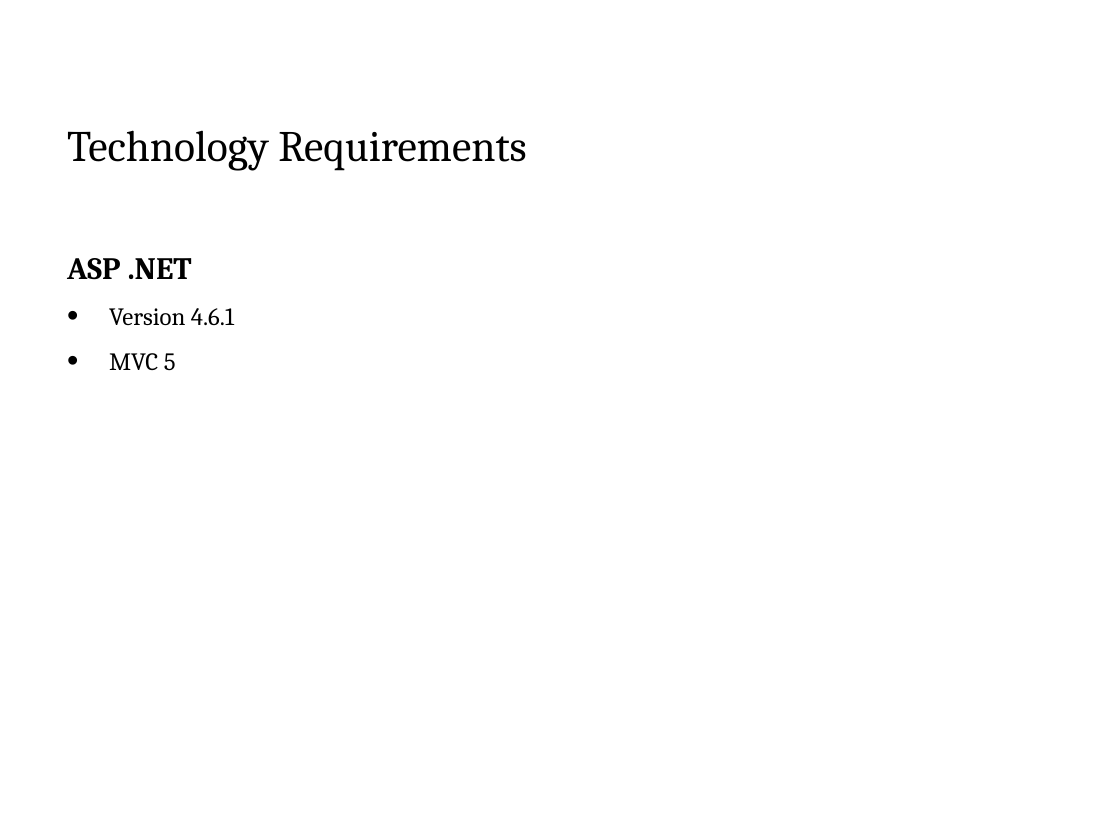
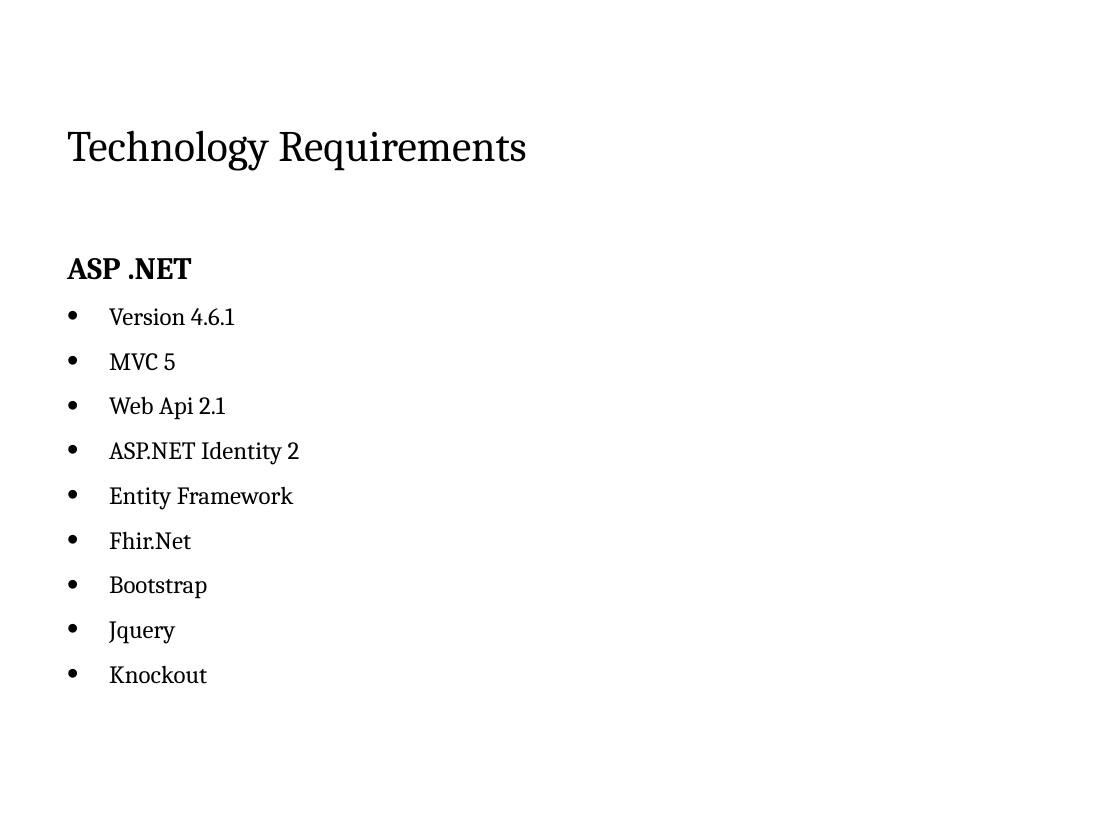
Before and after one commit to EhrgoHealth/CS6440, a slide deck: slide 5 of Project Status Report 1.pptx. Drawn at 1120x840 pixels with LibreOffice and Linux fonts; fonts in the diff are those of the drawing; background and template pictures are left out. Boxes give left, top, right and bottom in pixels: in the first picture for what was removed or moved away, otherwise in the second. Text is boxed around its words. In the diff, an @@ line names an element or a change of style, - is before the commit and + after.

Commit message:
add technology requirements

```diff
--- a/Project Status Report 1.pptx
+++ b/Project Status Report 1.pptx
@@ text at (109, 396, 300, 684): paragraphs added @@
+• Web Api 2.1
+• ASP.NET Identity 2
+• Entity Framework
+• Fhir.Net
+• Bootstrap
+• Jquery
+• Knockout
```
